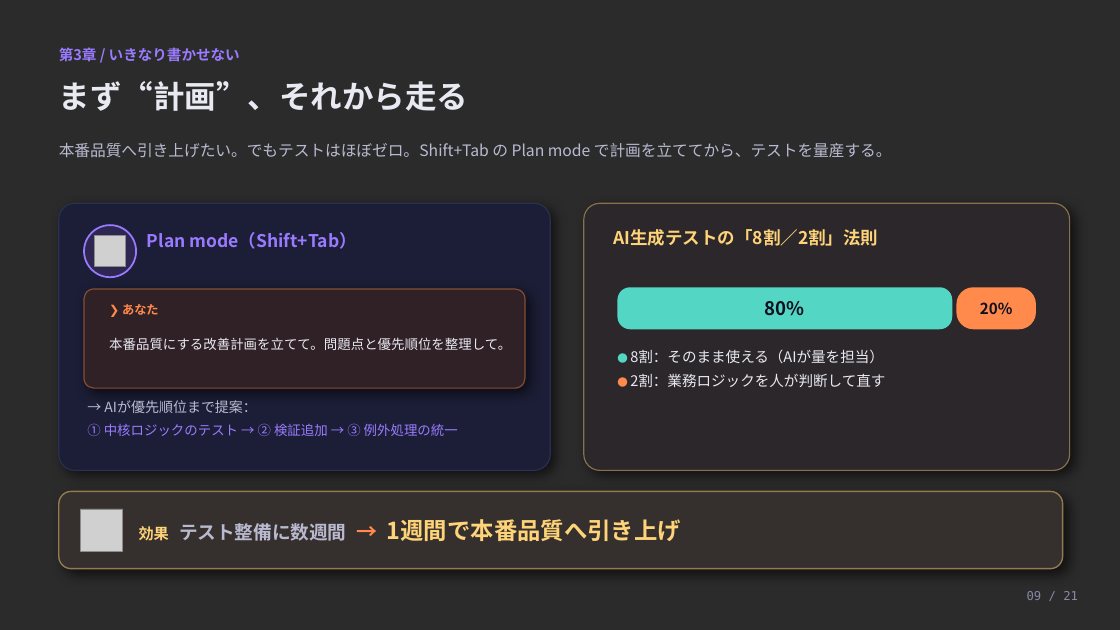
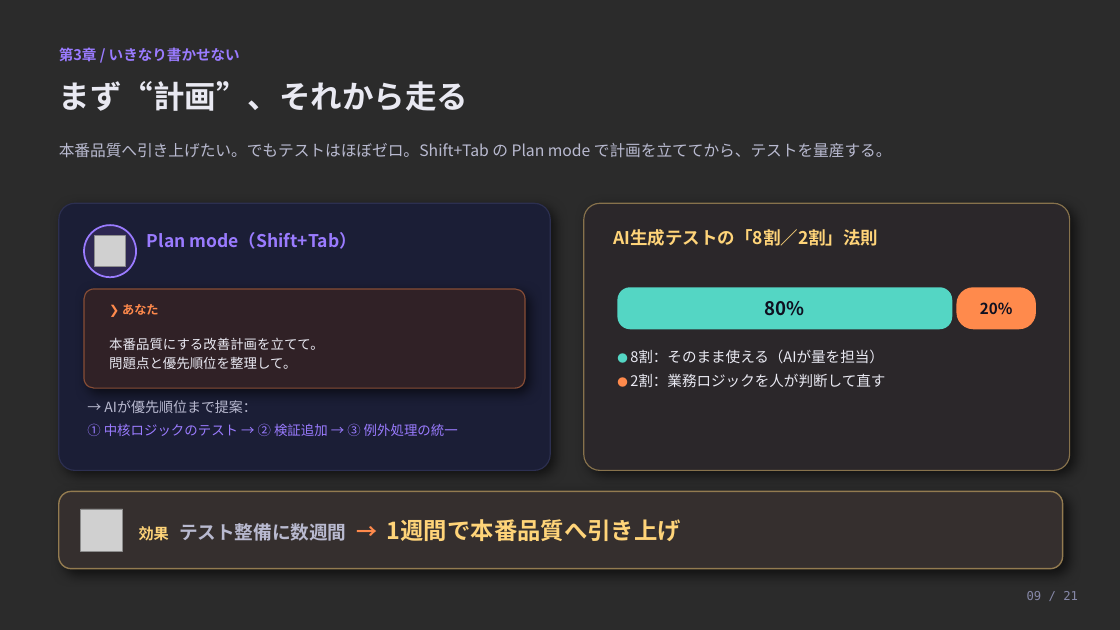
Before and after one commit to parts-kawabata/git-training, a slide deck: slide 9 of Claude Code 紹介プレゼン_20分版.pptx. Drawn at 1120x630 pixels with LibreOffice and Linux fonts; fonts in the diff are those of the drawing; grey boxes stand for pictures; background and template pictures are left out; a plain dark background stands for a picture behind light text. Boxes give left, top, right and bottom in pixels: in the first picture for what was removed or moved away, otherwise in the second. Text is boxed around its words. In the diff, an @@ line names an element or a change of style, - is before the commit and + after.

```diff
--- a/Claude Code 紹介プレゼン_20分版.pptx
+++ b/Claude Code 紹介プレゼン_20分版.pptx
@@ text at (109, 337, 324, 369): text changed @@
-本番品質にする改善計画を立てて。問題点と優先順位を整理して。
+本番品質にする改善計画を立てて。
+問題点と優先順位を整理して。
```
Also in this commit, not shown: 1 other slide changed.
